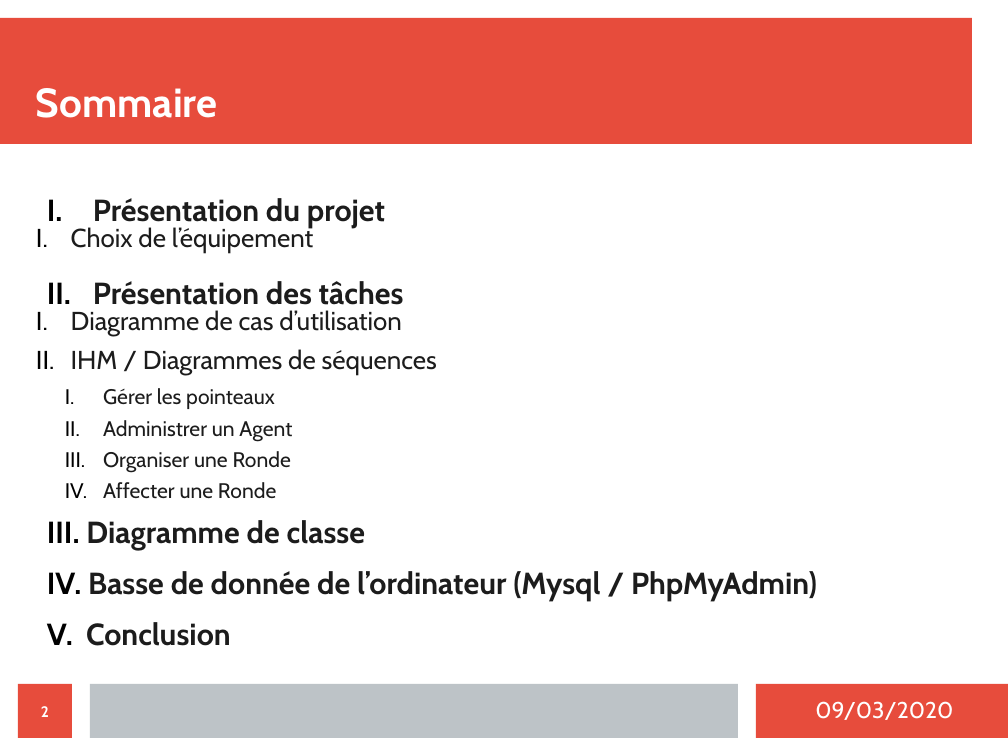
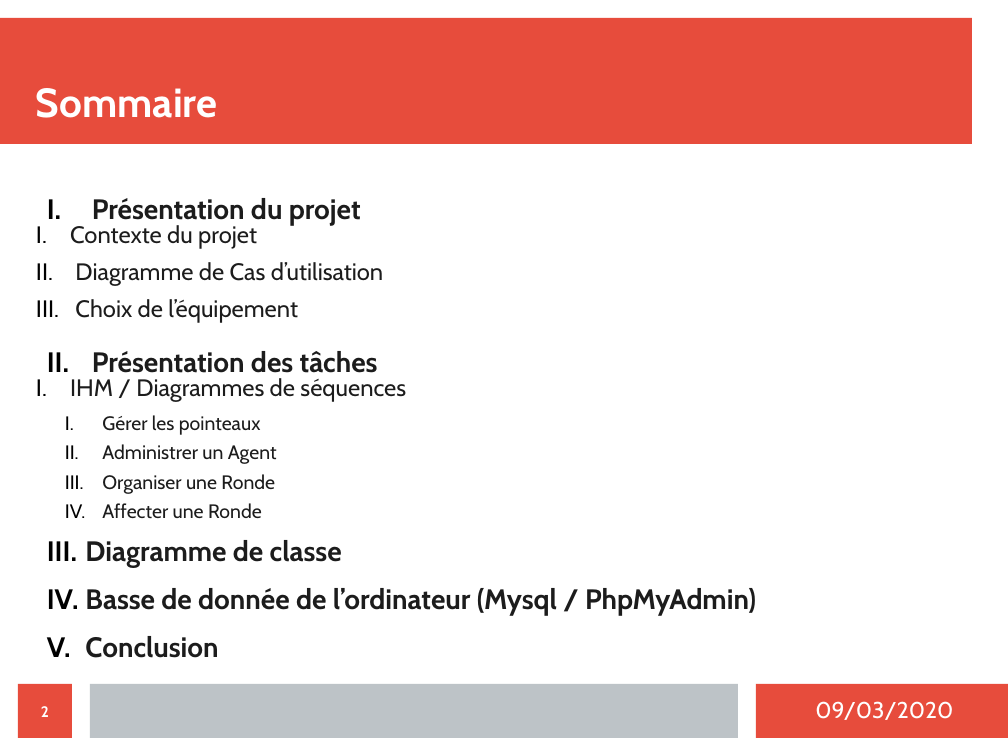
Before and after one commit to MezeretteBrice/Projet_Ronde, a slide deck: slide 2 of SOUTENANCE/Revue2/jeremiguillaumin.odp. Drawn at 1008x756 pixels with LibreOffice and Linux fonts; fonts in the diff are those of the drawing. Boxes give left, top, right and bottom in pixels: in the first picture for what was removed or moved away, otherwise in the second. Text is boxed around its words. In the diff, an @@ line names an element or a change of style, - is before the commit and + after.

```diff
--- a/SOUTENANCE/Revue2/jeremiguillaumin.odp
+++ b/SOUTENANCE/Revue2/jeremiguillaumin.odp
@@ text at <box>70,198,756,658</box>: size 24.1 to 22.1 pt in "Présentation du projet", "Présentation des tâches", "Diagramme de classe", "Basse de donnée de l’ordinateur (Mysql / ..." and 1 more places; size 20.4 to 18.7 pt in "Choix de l’équipement", "IHM / Diagrammes de séquences"; size 16.6 to 15.3 pt in "Gérer les pointeaux", "Administrer un Agent", "Organiser une Ronde", "Affecter une Ronde" @@
@@ text at <box>70,225,383,286</box>: paragraphs added @@
+  I. Contexte du projet
+  II. Diagramme de Cas d’utilisation
@@ text at <box>71,310,402,335</box>: paragraph removed @@
-  I. Diagramme de cas d’utilisation
```
Also in this commit, not shown: 2 other slides changed, 2 slides added, 1 slide removed.
